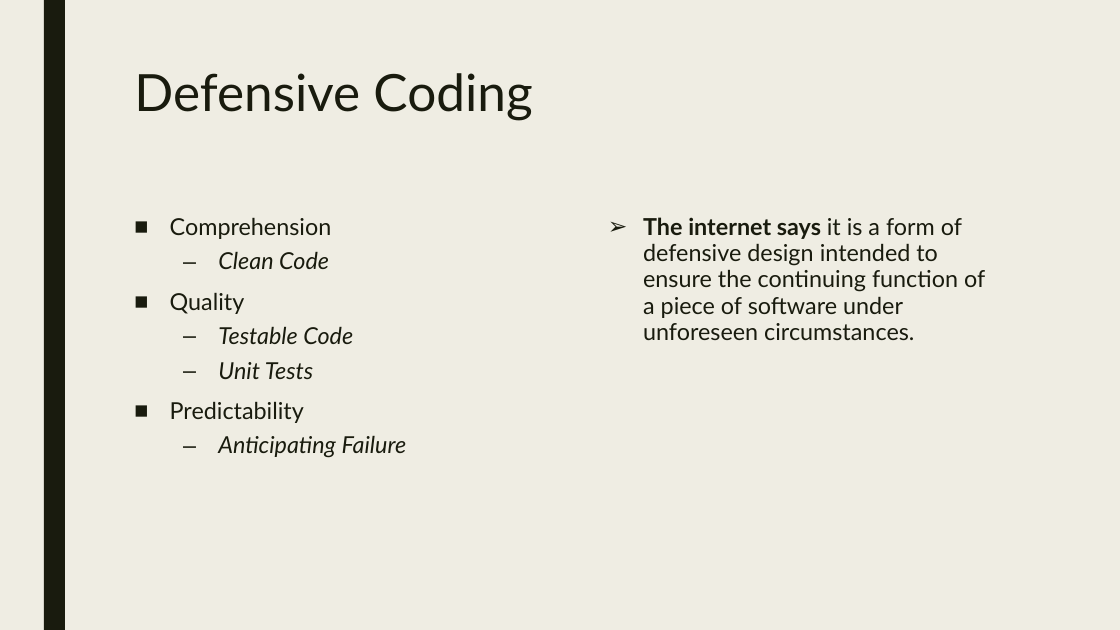
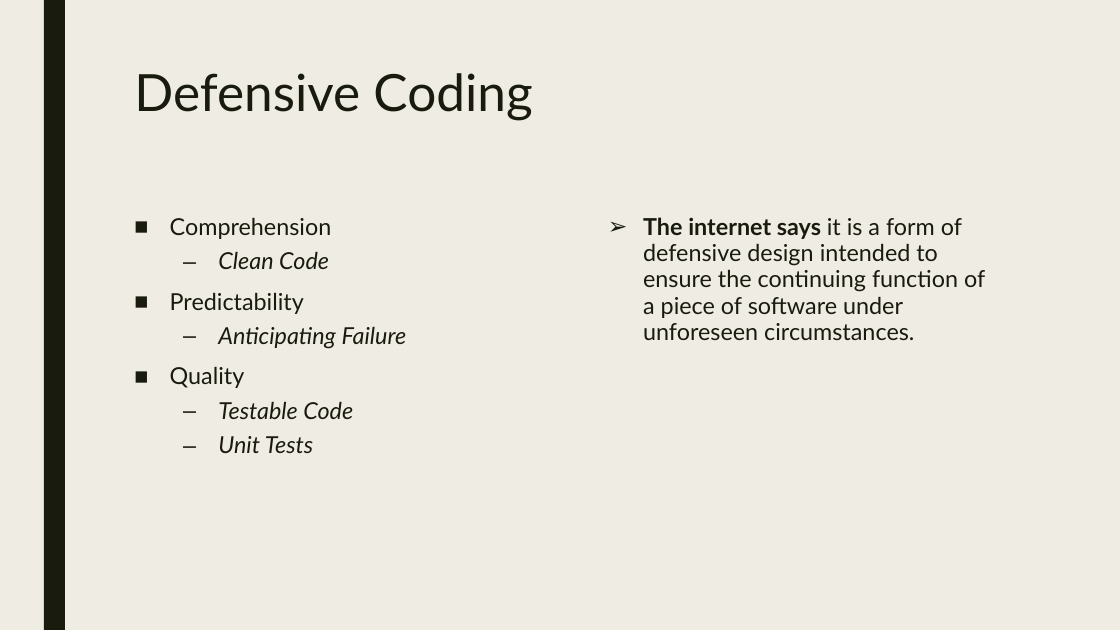
Before and after one commit to RadicalCaitlin/DefensiveCode, a slide deck: slide 8 of presentation-assets/Defensive Coding Slides.pptx. Drawn at 1120x630 pixels with LibreOffice and Linux fonts; fonts in the diff are those of the drawing. Boxes give left, top, right and bottom in pixels: in the first picture for what was removed or moved away, otherwise in the second. Text is boxed around its words. In the diff, an @@ line names an element or a change of style, - is before the commit and + after.

Commit message:
updated slides

```diff
--- a/presentation-assets/Defensive Coding Slides.pptx
+++ b/presentation-assets/Defensive Coding Slides.pptx
@@ text at <box>170,292,407,349</box>: paragraphs added @@
+■ Predictability
+  – Anticipating Failure
@@ text at <box>170,401,407,458</box>: paragraphs removed @@
-■ Predictability
-  – Anticipating Failure
```
Also in this commit, not shown: 2 other slides changed, 3 slides added.
